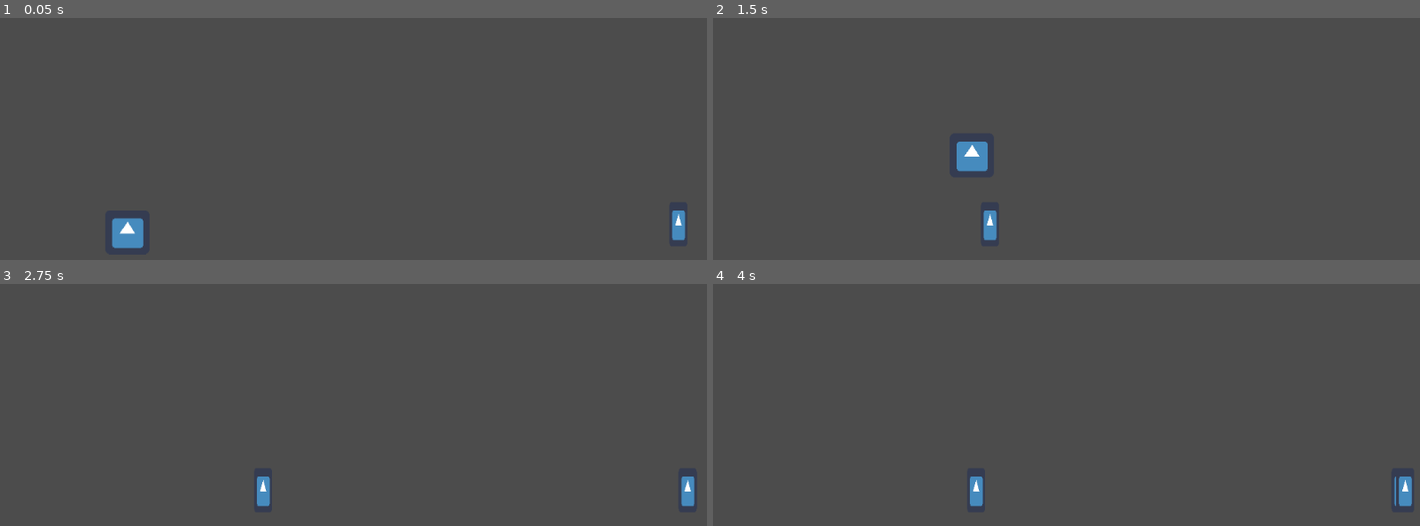
Above: before the commit, frames 1-4 (two rows, left to right).
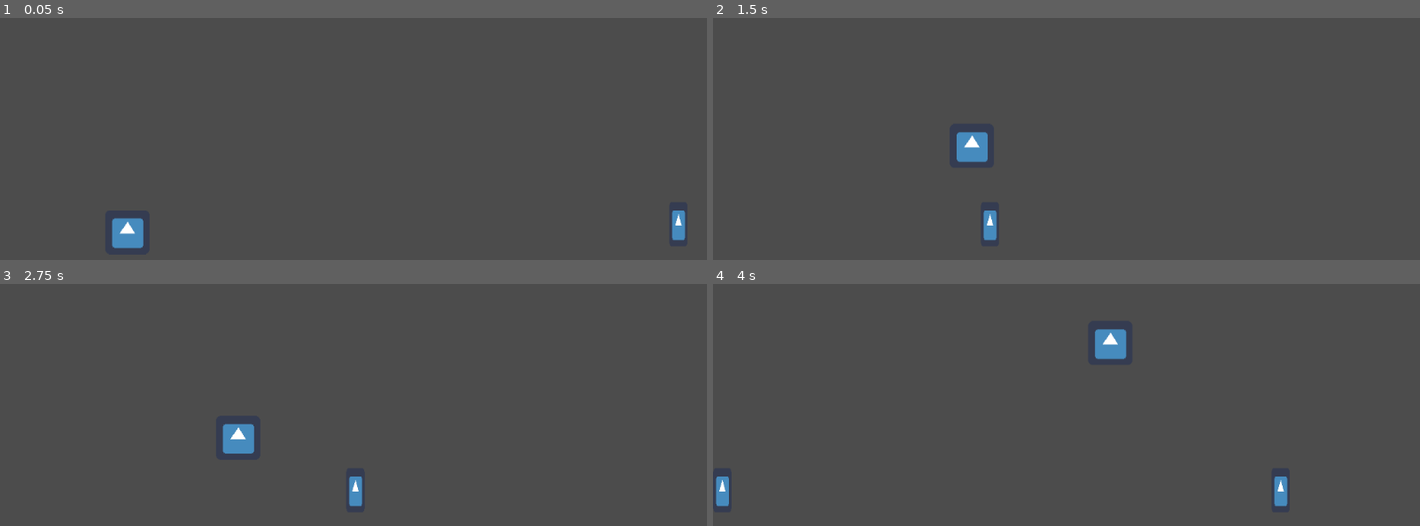
Above: after the commit, the same moments.

Repository: ThiwakonPB/Dino-Game
Game: Godot game, scene res://scene/stage01.tscn
Two runs of this game, one before a commit and one after it. Both use one fixed random seed, a clock stepped at 60 frames per second and the inputs below. The engine's default icon, where the game draws it, is replaced by a stand-in: a white triangle on a blue panel in a dark square.
Inputs:
- Up to frame 1 (0.05 s): no input
- Up to frame 2 (1.5 s): hold Up (ui_up) 0.53-1.28 s; hold Right (ui_right) from 0.53 s (still down); tap Up (ui_up) at 1.35 s
- Up to frame 3 (2.75 s): tap Up (ui_up) at 1.52, 1.82 s; release Right (ui_right) at 2.03 s; hold Left (ui_left) from 2.03 s (still down); hold Up (ui_up) from 2.03 s (still down)
- Up to frame 4 (4 s): release Left (ui_left) at 2.78 s; release Up (ui_up) at 2.78 s; hold Right (ui_right) from 2.78 s (still down); tap Up (ui_up) at 2.85, 3.02, 3.32 s; hold Up (ui_up) from 3.53 s (still down)

The runs differ from the first frame. In frame 2, 0.5% of the frame differs, in the area x 34-39%, y 47-64%; in frame 3, 1.2%; in frame 4, 1.5%, in the area x 0-99%, y 18-92%.

Commit message:
- adjust jump height and air time during jump - added jump level 1 and jump max level - added sfx (jump and dead) 	using audioStreamPlayer to play 	using dictionary variable to store path to files

Diff:
--- a/prefabs/Dino.tscn
+++ b/prefabs/Dino.tscn
@@ -9,20 +9,19 @@
 [sub_resource type="RectangleShape2D" id=2]
 extents = Vector2( 25.2489, 31.1135 )
 
-[node name="Dino" type="Node2D"]
-
-[node name="KinematicBody2D" type="KinematicBody2D" parent="."]
+[node name="Dino" type="KinematicBody2D"]
 script = ExtResource( 1 )
 
-[node name="Kenimatic2D Collision" type="CollisionShape2D" parent="KinematicBody2D"]
+[node name="Kenimatic2D Collision" type="CollisionShape2D" parent="."]
 shape = SubResource( 1 )
 
-[node name="Sprite" type="Sprite" parent="KinematicBody2D"]
+[node name="Sprite" type="Sprite" parent="."]
 texture = ExtResource( 2 )
 
-[node name="Area2D" type="Area2D" parent="KinematicBody2D"]
+[node name="Area2D" type="Area2D" parent="."]
+editor/display_folded = true
 
-[node name="Area2D Collision" type="CollisionShape2D" parent="KinematicBody2D/Area2D"]
+[node name="Area2D Collision" type="CollisionShape2D" parent="Area2D"]
 position = Vector2( -1, 0 )
 shape = SubResource( 2 )
-[connection signal="area_entered" from="KinematicBody2D/Area2D" to="KinematicBody2D" method="_on_Area2D_area_entered"]
+[connection signal="area_entered" from="Area2D" to="." method="_on_Area2D_area_entered"]
--- a/scene/stage01.tscn
+++ b/scene/stage01.tscn
@@ -1,8 +1,9 @@
-[gd_scene load_steps=5 format=2]
+[gd_scene load_steps=6 format=2]
 
 [ext_resource path="res://prefabs/Dino.tscn" type="PackedScene" id=1]
 [ext_resource path="res://prefabs/spawner.tscn" type="PackedScene" id=2]
 [ext_resource path="res://script/command.gd" type="Script" id=3]
+[ext_resource path="res://script/AudioBlock.gd" type="Script" id=4]
 
 [sub_resource type="RectangleShape2D" id=1]
 extents = Vector2( 466, 10 )
@@ -27,3 +28,8 @@
 
 [node name="command" type="Node" parent="."]
 script = ExtResource( 3 )
+
+[node name="AudioBlock" type="AudioStreamPlayer" parent="."]
+script = ExtResource( 4 )
+[connection signal="dino_dead" from="Dino" to="AudioBlock" method="_on_Dino_dino_dead"]
+[connection signal="dino_jump" from="Dino" to="AudioBlock" method="_on_Dino_dino_jump"]
--- /dev/null
+++ b/script/AudioBlock.gd
@@ -0,0 +1,32 @@
+extends AudioStreamPlayer
+
+onready var audio = get_node(".")
+
+var sound_list = {
+	"jump":"res://Media/Sound/jump-small.ogg",
+	"dead":"res://Media/Sound/life-lost.ogg",
+}
+
+func _ready():
+	pause_mode = Node.PAUSE_MODE_PROCESS # work in pause mode
+	pass # Replace with function body.
+
+func _process(delta):
+	pass
+
+
+
+
+
+
+func _on_Dino_dino_jump():
+	_play_Sound(sound_list["jump"])
+	pass
+
+func _on_Dino_dino_dead():
+	_play_Sound(sound_list["dead"])
+	pass # Replace with function body.
+
+func _play_Sound(path_to_file):
+	audio.stream = load(path_to_file)
+	audio.play()
--- a/script/command.gd
+++ b/script/command.gd
@@ -4,7 +4,7 @@
 
 func _ready():
 	pause_mode = Node.PAUSE_MODE_PROCESS  # work in pause mode
-	pass # Replace with function body.
+	pass
 
 func _process(delta):
 	pass
--- a/script/dino.gd
+++ b/script/dino.gd
@@ -3,8 +3,8 @@
 
 # Configurable
 var speed = 200
-var jump = 2000
-var gravity = 100
+var jump = 1200
+var gravity = 50
 var is_falling : bool = false  # This bool is true when Dino is falling (velocity.y > 0) checkout function handle_falling
 
 # cache
@@ -12,37 +12,41 @@
 const GROUND = Vector2(0,-1)
 var jump_release : bool = false # Use to help with jump level height
 
+# signal
+signal dino_dead
+signal dino_jump
+
 func _ready():
 	pass
 
 
 func _physics_process(delta):
-	_debug_print() # Only printing stuff
 
 	_handle_falling()
 	_move()
 	_gravity()
 	_jump()
 	velocity = move_and_slide(velocity, GROUND)
+
 	pass
 
-func _debug_print(): # This function is just for printing debuging thigns
-#	print('vector.y: %s'%velocity.y)
-	pass
 
 
 func _jump():
 # added proper jump mechanic which player can choose jump height base on their release timing of jump button
 # Implemented jump level height
 	if Input.is_action_pressed("ui_up") && is_on_floor():
+		emit_signal("dino_jump")
 		jump_release = false
 		velocity.y -= jump
-	elif velocity.y == -1200 && jump_release:
-		velocity.y = 1
-	elif Input.is_action_just_released("ui_up"):
-		jump_release = true
-	elif Input.is_action_just_released("ui_up") && !is_falling:
-		velocity.y = 0
+	elif !Input.is_action_pressed("ui_up") && velocity.y == -800:
+		velocity.y = -500
+		print("Level 1 Jump")
+	elif Input.is_action_just_pressed("ui_down") && !is_on_floor():
+		velocity.y = 1000
+
+	# elif Input.is_action_just_released("ui_up") && !is_falling:
+	# 	velocity.y = 0
 
 
 
@@ -68,5 +72,7 @@
 
 func _on_Area2D_area_entered(area):
 	print(area.get_node("./..").name)
+	emit_signal("dino_dead")
 	queue_free()
+
 	get_tree().paused = true
Not shown, added: Media/Sound/jump-small.ogg.import
Not shown, added: Media/Sound/life-lost.ogg.import
Not shown, added: .gitignore
Not shown, added: LICENSE
Not shown, added: Media/Sound/jump-small.ogg
Not shown, added: Media/Sound/life-lost.ogg
Not shown, added: README.md
